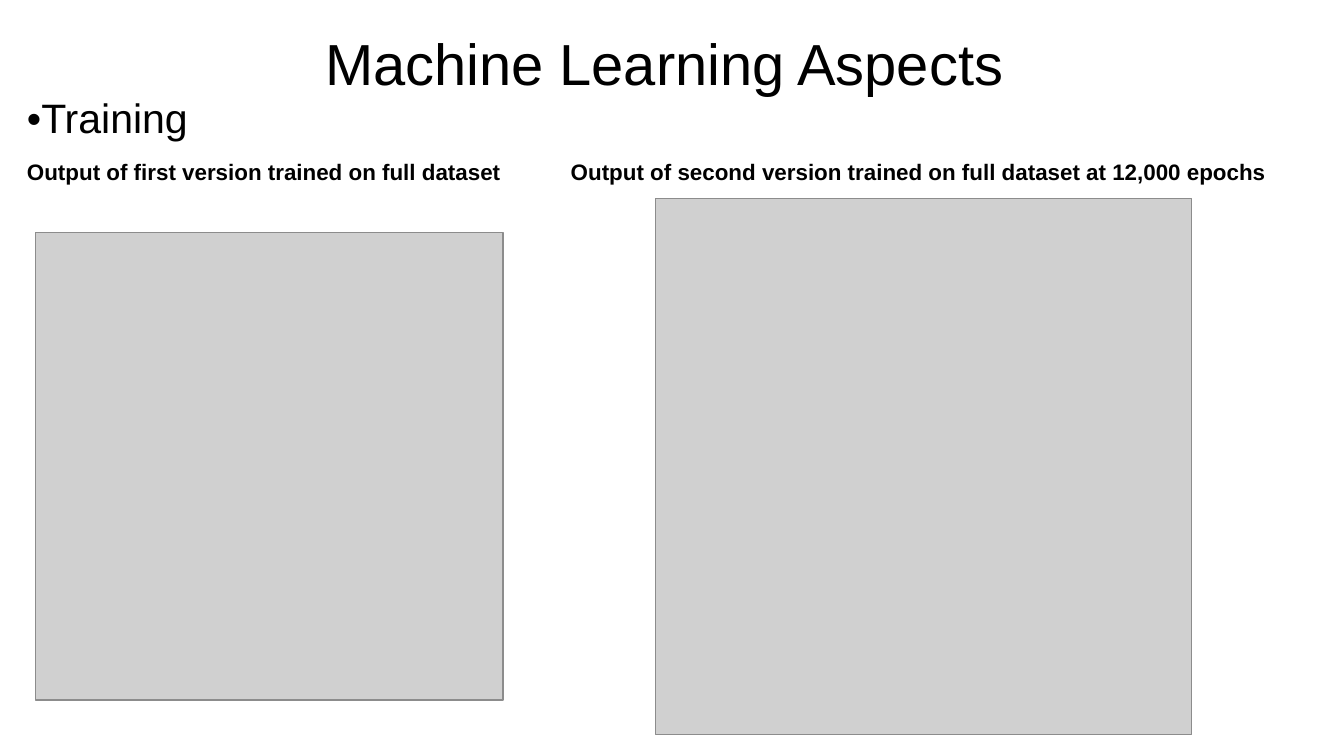
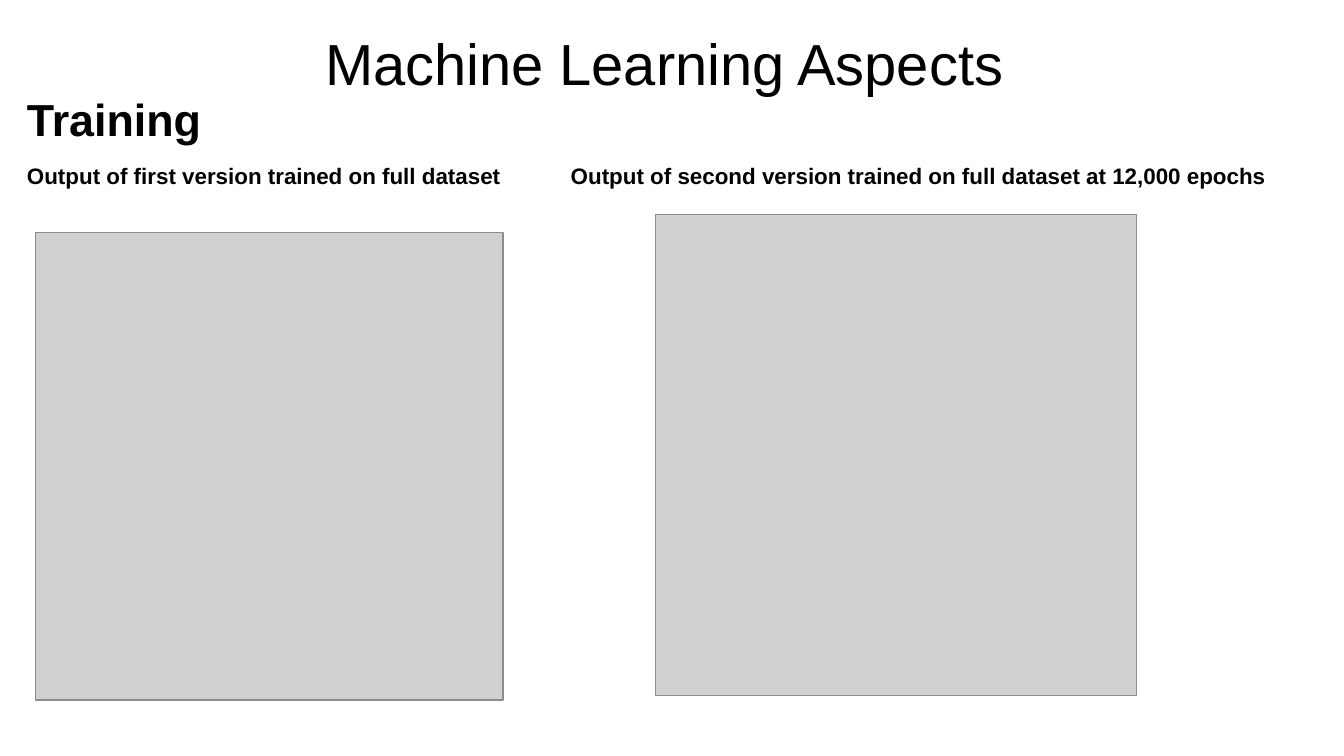
Before and after one commit to mmcdermott011/GAAAN, a slide deck: slide 10 of images/Final Presentation.pptx. Drawn at 1344x756 pixels with LibreOffice and Linux fonts; fonts in the diff are those of the drawing; grey boxes stand for pictures. Boxes give left, top, right and bottom in pixels: in the first picture for what was removed or moved away, otherwise in the second. Text is boxed around its words. In the diff, an @@ line names an element or a change of style, - is before the commit and + after.

```diff
--- a/images/Final Presentation.pptx
+++ b/images/Final Presentation.pptx
@@ text at <box>27,103,201,145</box>: text changed; size 22 to 24 pt; bold on @@
-•Training
+Training
@@ picture: place and size @@
-picture at <box>656,198,1192,734</box>
+picture at <box>656,215,1137,696</box>
```
Also in this commit, not shown: 12 other slides changed, 7 slides added, 3 slides removed, 13 other files.
